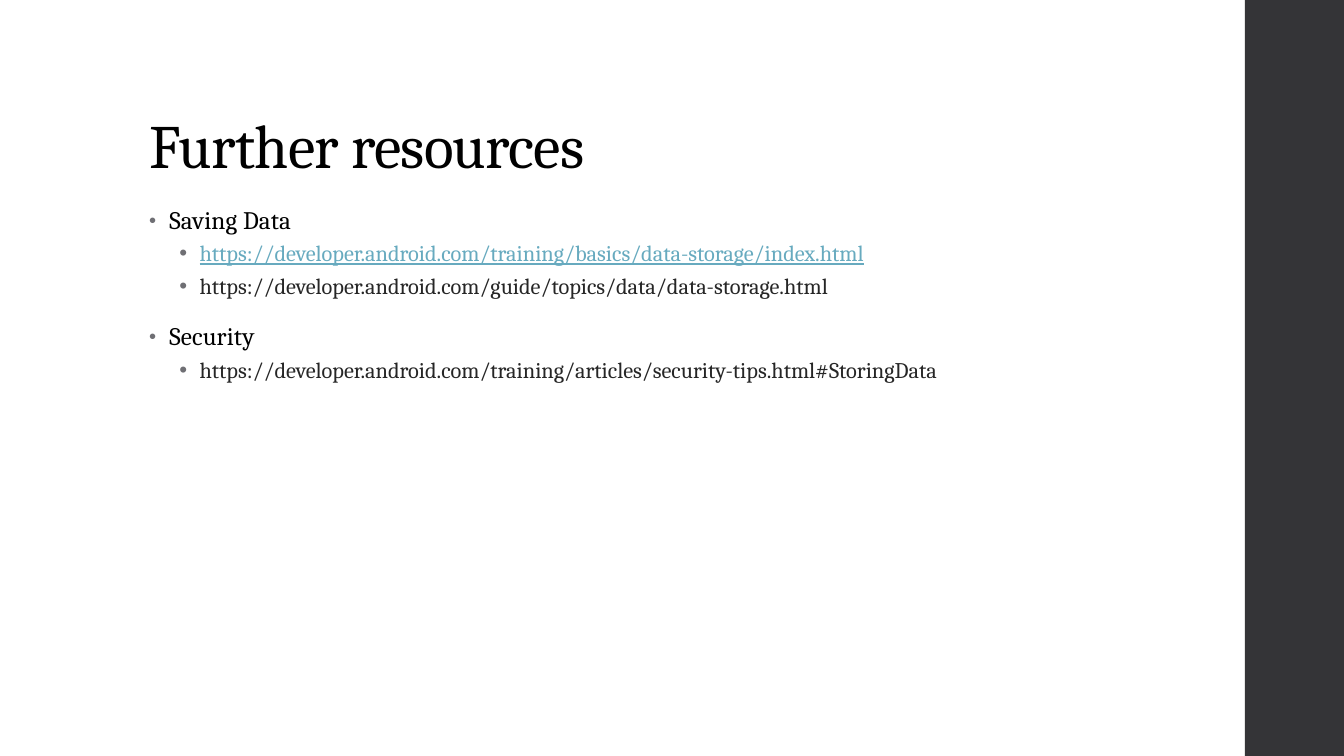
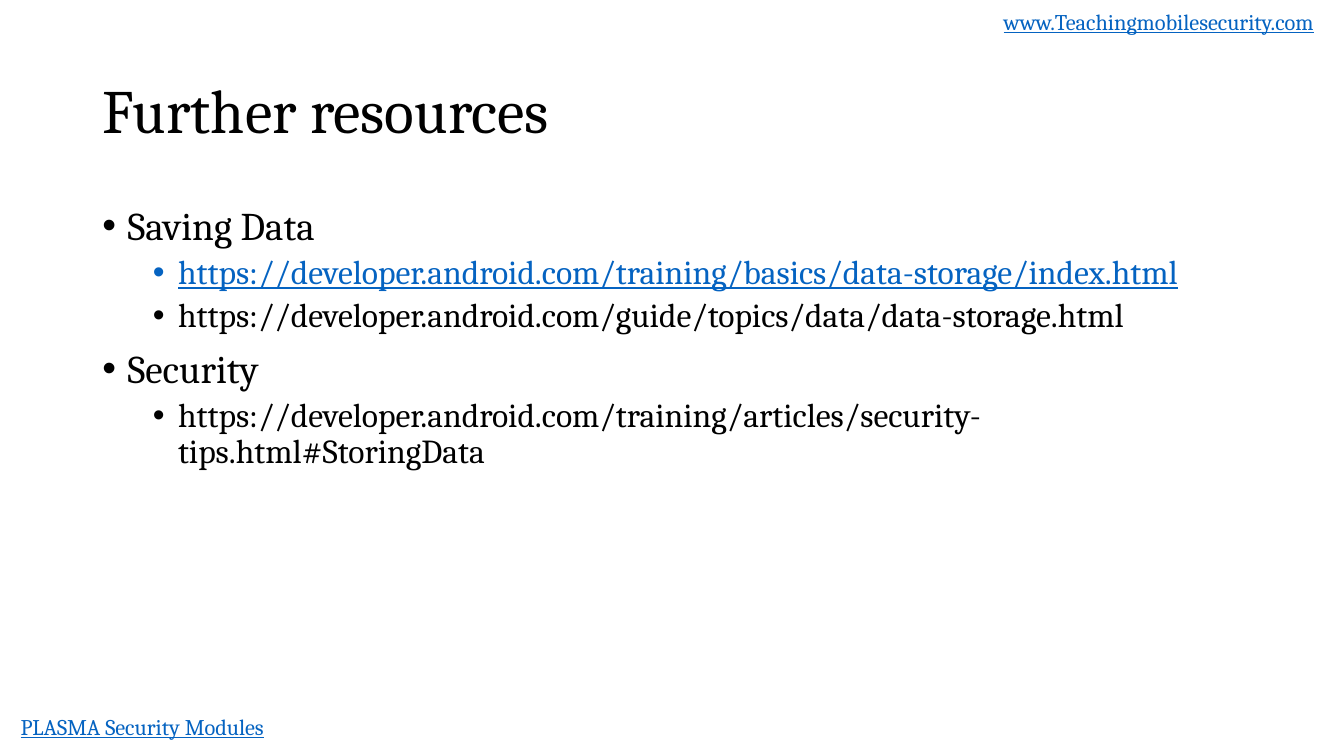
Before and after one commit to dan7800/VulnerableAndroidAppOracle, a slide deck: slide 9 of Vulnerabilities/Data Storage/DataStoragePresentation.pptx (slide 6 before the commit). Drawn at 1344x756 pixels with LibreOffice and Linux fonts; fonts in the diff are those of the drawing; background and template pictures are left out. Boxes give left, top, right and bottom in pixels: in the first picture for what was removed or moved away, otherwise in the second. Text is boxed around its words. In the diff, an @@ line names an element or a change of style, - is before the commit and + after.

```diff
--- a/Vulnerabilities/Data Storage/DataStoragePresentation.pptx
+++ b/Vulnerabilities/Data Storage/DataStoragePresentation.pptx
@@ text added at [1004, 14, 1314, 35], 16 pt, text #0563C1, underline @@
+www.Teachingmobilesecurity.com
@@ rectangle removed at [1245, 0, 1344, 756] @@
@@ title "Further resources": place and size @@
-title "Further resources" at [149, 125, 584, 169]
+title "Further resources" at [102, 90, 549, 134]
@@ title "Further resources" at [102, 90, 549, 134]: letter spacing -0.5 to 0 pt; vertical alignment bottom to middle @@
@@ text "Saving Data": place and size @@
-text "Saving Data" at [169, 212, 937, 383]
+text "Saving Data" at [128, 213, 1178, 471]
@@ text "Saving Data" at [128, 213, 1178, 471]: size 18 to 28 pt, letter spacing 0.1 to 0 pt in "Saving Data", "Security"; size 16 to 24 pt; text colour #67AABF to #0563C1 in "https://developer.android.com/training/basics/data-storage/i ..."; text colour #262626 to #000000 in "https://developer.android.com/guide/topics/data/data-storage ...", "https://developer.android.com/training/articles/security-tip ..."; indent changed; line spacing 0.95 to 0.9; less space between paragraphs @@
@@ text added at [21, 719, 264, 740], 16 pt, text #0563C1, underline @@
+PLASMA Security Modules
```
Also in this commit, not shown: 4 other slides changed, 4 slides added, 1 slide removed.
